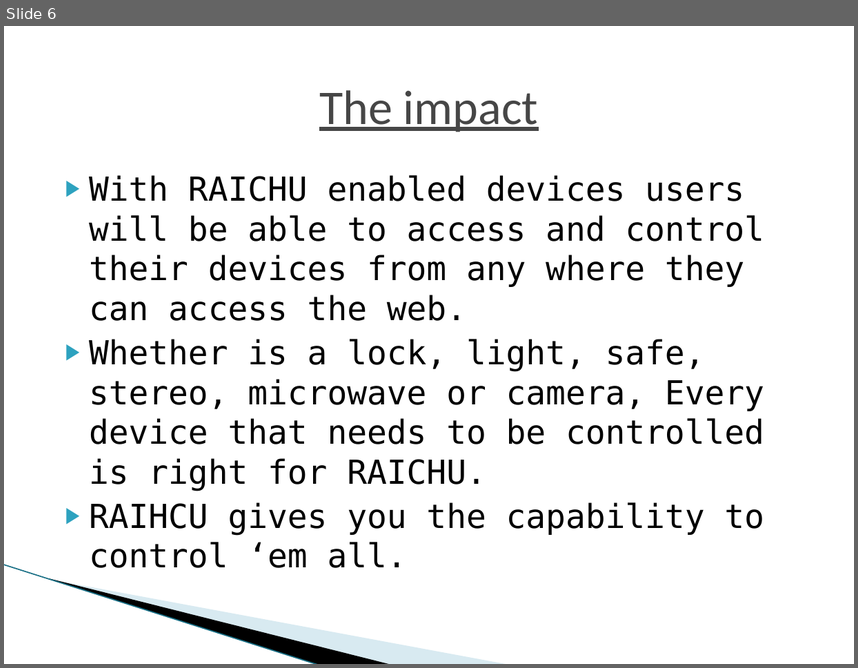
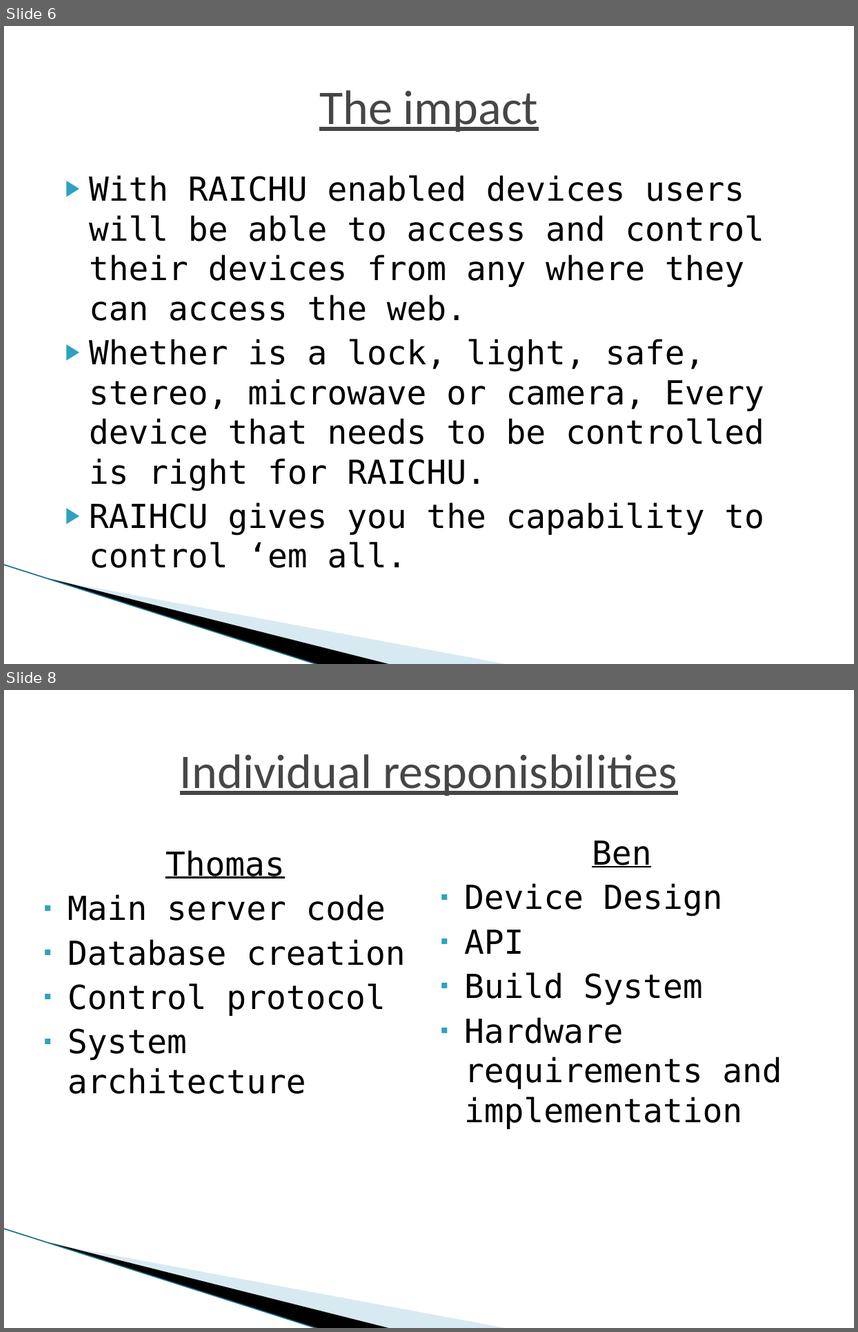
Before and after one commit to nomastmas/raichu, a slide deck: docs/final_presentation.pptx. Shown one above the other, each under a label of ours: slide 6 before the commit, slides 6 and 8 after it; the slides between them are not shown. The pictures are 858x668 and 858x1332 pixels, drawn with LibreOffice and Linux fonts; fonts in the diff are those of the drawing; background and template pictures are left out. Boxes give left, top, right and bottom in pixels: in the first picture for what was removed or moved away, otherwise in the second. Text is boxed around its words. In the diff, an @@ line names an element or a change of style, - is before the commit and + after.

```diff
--- a/docs/final_presentation.pptx
+++ b/docs/final_presentation.pptx
@@ slide 8 added at (x1=4, y1=690, x2=854, y2=1328), background #FFFFFF; not listed: 3 template elements that a slide beside it also shows @@
@@ title added at (x1=180, y1=754, x2=677, y2=796), 41 pt, text #464646, underline @@
+Individual responisbilities
@@ text added at (x1=67, y1=850, x2=405, y2=1094), 28 pt, text #000000 @@
+Thomas
+▪ Main server code
+▪ Database creation
+▪ Control protocol
+▪ System architecture
@@ text added at (x1=464, y1=840, x2=782, y2=1129), 28 pt, text #000000 @@
+Ben
+▪ Device Design
+▪ API
+▪ Build System
+▪ Hardware requirements and implementation
```
Also in this commit, not shown: 2 other slides added.
